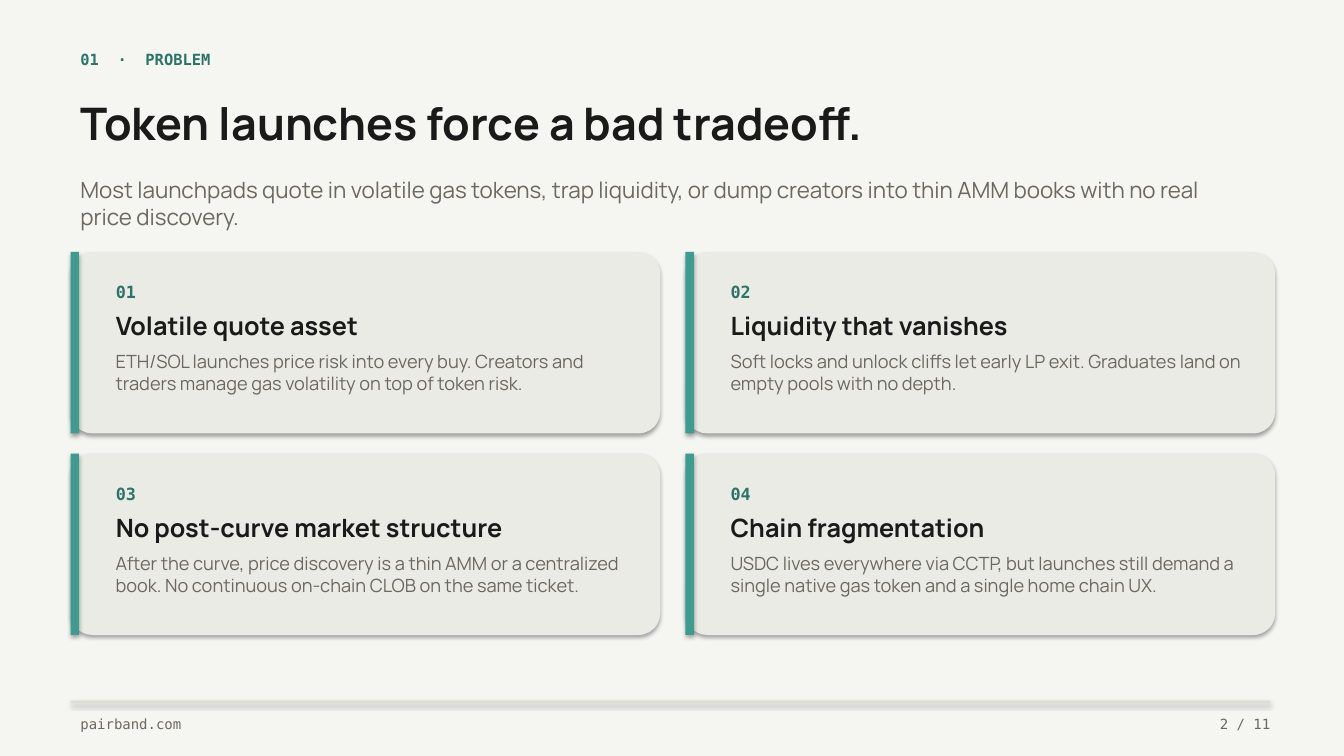
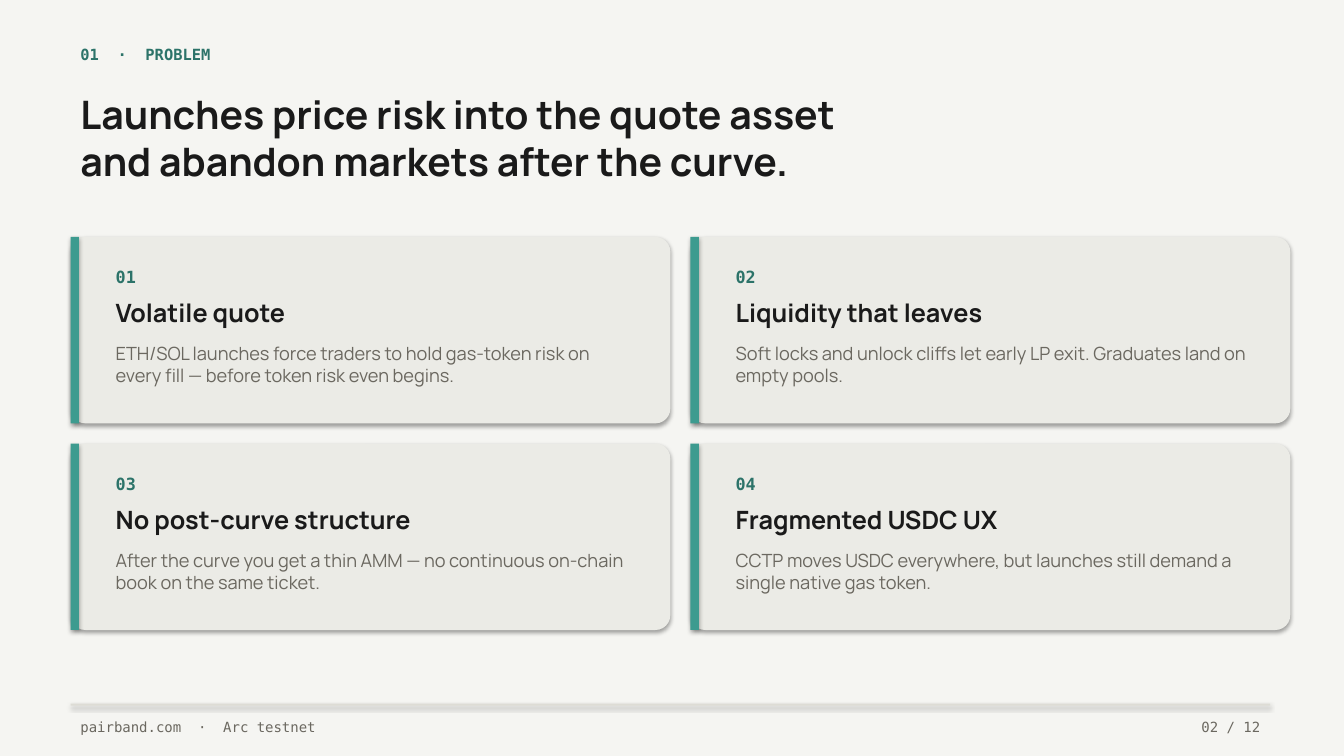
Before and after one commit to kunaldrall29/pairband-reimagine, a slide deck: slide 2 of docs/pitch/Pairband-Pitch-Deck.pptx. Drawn at 1344x756 pixels with LibreOffice and Linux fonts; fonts in the diff are those of the drawing. Boxes give left, top, right and bottom in pixels: in the first picture for what was removed or moved away, otherwise in the second. Text is boxed around its words. In the diff, an @@ line names an element or a change of style, - is before the commit and + after.

```diff
--- a/docs/pitch/Pairband-Pitch-Deck.pptx
+++ b/docs/pitch/Pairband-Pitch-Deck.pptx
@@ text at [80,100,835,177]: text changed; size 32 to 28 pt @@
-Token launches force a bad tradeoff.
+Launches price risk into the quote asset
+and abandon markets after the curve.
@@ text removed at [80,181,1198,231] @@
-Most launchpads quote in volatile gas tokens, trap liquidity, or dump creators into thin AMM books with no real price discovery.
@@ rectangle: place and size @@
-rectangle at [71,252,79,434]
+rectangle at [71,237,79,423]
@@ rounded rectangle: place and size @@
-rounded rectangle at [71,252,660,434]
+rounded rectangle at [71,237,670,423]
@@ proportions changed in 4 elements at [71,444,670,630], [691,444,1291,630], [71,237,670,423], [691,237,1291,423] @@
@@ rectangle: place and size @@
-rectangle at [686,252,694,434]
+rectangle at [691,237,699,423]
@@ rounded rectangle: place and size @@
-rounded rectangle at [686,252,1275,434]
+rounded rectangle at [691,237,1291,423]
@@ text "01": place and size @@
-text "01" at [116,285,136,298]
+text "01" at [116,270,136,283]
@@ less space between paragraphs in 5 elements at [80,48,210,60], [116,477,136,490], [736,477,756,490], [116,270,136,283], [736,270,756,283] @@
@@ text "02": place and size @@
-text "02" at [731,285,751,298]
+text "02" at [736,270,756,283]
@@ text at [116,303,285,328]: text changed @@
-Volatile quote asset
+Volatile quote
@@ text at [736,303,982,328]: text changed @@
-Liquidity that vanishes
+Liquidity that leaves
@@ text at [116,346,590,387]: text changed @@
-ETH/SOL launches price risk into every buy. Creators and traders manage gas volatility on top of token risk.
+ETH/SOL launches force traders to hold gas-token risk on every fill — before token risk even begins.
@@ text at [736,346,1246,387]: text changed @@
-Soft locks and unlock cliffs let early LP exit. Graduates land on empty pools with no depth.
+Soft locks and unlock cliffs let early LP exit. Graduates land on empty pools.
@@ rectangle: place and size @@
-rectangle at [71,454,79,635]
+rectangle at [71,444,79,630]
@@ rounded rectangle: place and size @@
-rounded rectangle at [71,454,660,635]
+rounded rectangle at [71,444,670,630]
@@ rectangle: place and size @@
-rectangle at [686,454,694,635]
+rectangle at [691,444,699,630]
@@ rounded rectangle: place and size @@
-rounded rectangle at [686,454,1275,635]
+rounded rectangle at [691,444,1291,630]
@@ text "03": place and size @@
-text "03" at [116,487,136,500]
+text "03" at [116,477,136,490]
@@ text "04": place and size @@
-text "04" at [731,487,751,500]
+text "04" at [736,477,756,490]
@@ text at [116,511,410,535]: text changed @@
-No post-curve market structure
+No post-curve structure
@@ text removed at [731,518,984,543] @@
-Chain fragmentation
@@ text added at [736,510,998,535], 18 pt, text #1A1A1A, bold @@
+Fragmented USDC UX
@@ text at [116,553,623,589]: text changed @@
-After the curve, price discovery is a thin AMM or a centralized book. No continuous on-chain CLOB on the same ticket.
+After the curve you get a thin AMM — no continuous on-chain book on the same ticket.
@@ text at [736,553,1231,594]: text changed @@
-USDC lives everywhere via CCTP, but launches still demand a single native gas token and a single home chain UX.
+CCTP moves USDC everywhere, but launches still demand a single native gas token.
@@ text at [80,721,316,735]: text changed @@
-pairband.com
+pairband.com · Arc testnet
@@ text at [1201,721,1260,732]: text changed @@
-2 / 11
+02 / 12
```
Also in this commit, not shown: 9 other slides changed, 2 slides added, 1 slide removed, 1 other file.
